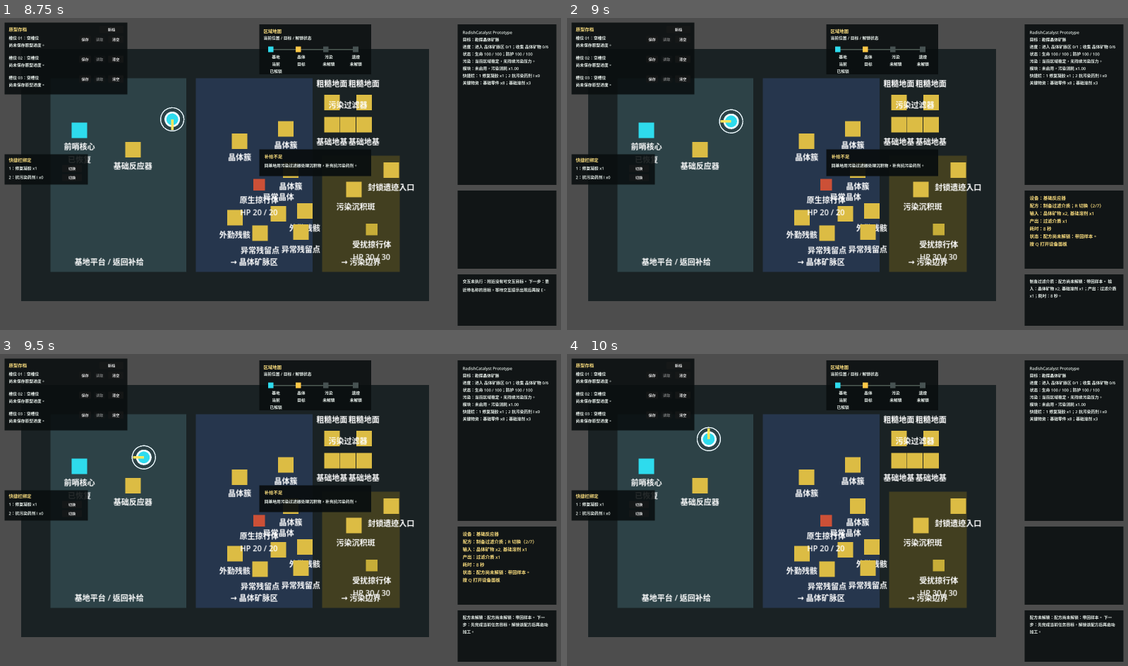
Above: before the commit, frames 1-4 (two rows, left to right).
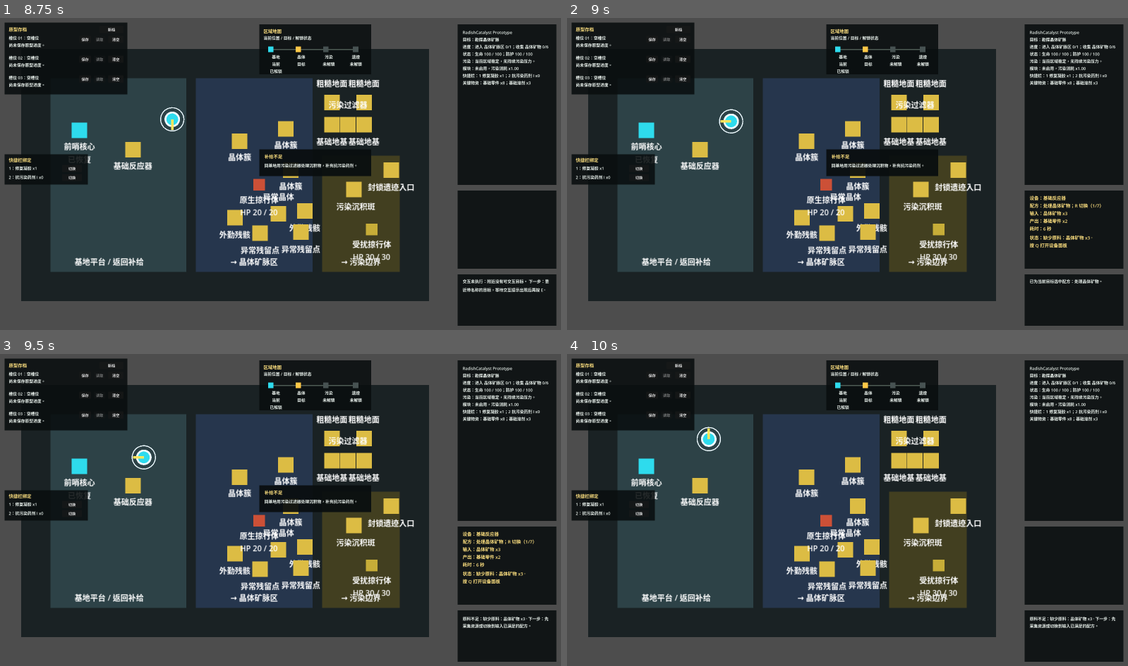
Above: after the commit, the same moments.

Repository: laugh0608/RadishCatalyst
Game: Godot game, scene res://scenes/boot/Boot.tscn
Same seed, same stepped clock (60 frames per second), same inputs: the game is played once before the commit and once after it.
Inputs:
- Up to frame 1 (8.75 s): tap Enter at 0.5 s; hold W (move_up) 0.53-2.03 s; tap E (interact) at 0.6, 1.55, 2.3, 2.85, 3.8, 4.55, 5.3, 6.05, 6.8, 7.35, 8.3 s; tap J (attack) at 1.35, 8.1 s; hold A (move_left) 2.03-3.53 s; tap R (cycle_recipe) at 2.1 s; tap Space at 3.5 s; hold S (move_down) 3.53-4.28 s; tap Q (toggle_device_panel) at 3.6 s; hold D (move_right) 4.28-5.03 s; tap F (toggle_module) at 4.35 s; hold W (move_up) 5.03-5.78 s; tap 1 (use_quick_slot_1) at 5.1 s; hold D (move_right) 5.78-8.03 s; tap 2 (use_quick_slot_2) at 5.85 s; tap Tab at 6.6 s; hold S (move_down) from 8.03 s (still down)
- Up to frame 2 (9 s): release S (move_down) at 8.78 s; hold A (move_left) from 8.78 s (still down); tap R (cycle_recipe) at 8.85 s
- Up to frame 3 (9.5 s): keep holding A (move_left); tap E (interact) at 9.05 s
- Up to frame 4 (10 s): release A (move_left) at 9.53 s; hold W (move_up) from 9.53 s (still down); tap E (interact) at 9.6 s

Frame 1 is identical in both runs. In frame 2, 0.7% of the frame differs, in the area x 82-98%, y 59-90%; in frame 3, 0.8%; in frame 4, 0.4%.

Commit message:
feat(client): prioritize task recipe selection
- auto-select relevant reactor recipes for active quests

- keep manual recipe cycling available

- reframe first-hour planning around loop credibility

Diff:
--- a/client/scripts/checks/vertical_slice_flow_check.gd
+++ b/client/scripts/checks/vertical_slice_flow_check.gd
@@ -285,6 +285,8 @@
 	_expect_array_missing(reset_world.unlocked_region_ids, "region.crystal_vein_field", "new game should not keep crystal unlock")
 	_expect_equal(int(reset_character.inventory.items.get("item.basic_parts", 0)), 4, "new game resets starting parts")
 	_expect_equal(String(reset_character.equipment.get("suit_module", "")), "", "new game clears suit module")
+	game_root.world_state = null
+	game_root.character_state = null
 	game_root.free()
 
 
@@ -786,6 +788,7 @@
 	reactor.set_recipe_cycle([
 		"recipe.process_crystal_ore",
 		"recipe.reactor_calibrator",
+		"recipe.analyze_anomaly_sample",
 		"recipe.make_filter_media",
 		"recipe.basic_filter_module",
 		"recipe.foundation_t1",
@@ -801,6 +804,7 @@
 	_expect_text_contains(String(texts.get("operations", "")), "E 启动当前配方", "device panel process operation")
 	_expect_text_contains(String(texts.get("operations", "")), "R 切换配方", "device panel cycle operation")
 	_expect_text_contains(String(texts.get("operations", "")), "Q 关闭面板", "device panel close operation")
+	_check_task_recipe_selection(reactor, processing)
 
 	var filter := PrototypeInteractable.new()
 	filter.definition_id = "building.pollution_filter"
@@ -824,6 +828,32 @@
 	reactor.free()
 	filter.free()
 	hud.free()
+
+
+func _check_task_recipe_selection(reactor: PrototypeInteractable, processing: ProcessingSystem) -> void:
+	var recipe_world := WorldState.create_default()
+	var recipe_character := CharacterState.create_default()
+
+	recipe_world.quest_state.active_quest_ids = ["quest.analyze_anomaly_sample"]
+	recipe_world.quest_state.set_objective_progress("quest.analyze_anomaly_sample", "gather_item", "item.anomaly_residue", 2)
+	_expect_equal(
+		processing.get_recommended_recipe_id(reactor, recipe_character, recipe_world),
+		"recipe.analyze_anomaly_sample",
+		"sample analysis task recipe selection"
+	)
+
+	recipe_world.quest_state.active_quest_ids = ["quest.make_filter_module"]
+	_expect_equal(
+		processing.get_recommended_recipe_id(reactor, recipe_character, recipe_world),
+		"recipe.make_filter_media",
+		"filter module task first selects media recipe"
+	)
+	recipe_character.inventory.add_item("item.filter_media", 1)
+	_expect_equal(
+		processing.get_recommended_recipe_id(reactor, recipe_character, recipe_world),
+		"recipe.basic_filter_module",
+		"filter module task selects module recipe after media"
+	)
 
 
 func _complete_active_quest(quest_id: String, progress_refs: Array) -> void:
--- a/client/scripts/game/game_root.gd
+++ b/client/scripts/game/game_root.gd
@@ -230,8 +230,11 @@
 		hud.show_prompt(interaction_prompt_formatter.format_ruin_gate_prompt(world_state))
 		return
 	if interactable.interaction_type == "process_recipe":
+		var auto_selected_recipe := _select_recommended_recipe(interactable)
 		hud.show_prompt(interaction_prompt_formatter.format_processing_prompt(interactable, character_state, world_state))
 		hud.refresh_device_panel(data_registry, processing_system, interactable, character_state, world_state)
+		if not auto_selected_recipe.is_empty():
+			hud.append_log("已为当前目标选中配方：%s。" % _get_display_name(auto_selected_recipe))
 		return
 	if interactable.interaction_type == "build":
 		hud.show_prompt(interaction_prompt_formatter.format_build_prompt(interactable, character_state, world_state))
@@ -392,6 +395,19 @@
 	return bool(result.get("accepted", false))
 
 
+func _select_recommended_recipe(interactable: PrototypeInteractable) -> String:
+	if interactable == null or interactable.interaction_type != "process_recipe":
+		return ""
+	var recipe_id := processing_system.get_recommended_recipe_id(interactable, character_state, world_state)
+	if recipe_id.is_empty():
+		return ""
+	if recipe_id == interactable.get_current_recipe_id():
+		return ""
+	if not interactable.select_recipe(recipe_id):
+		return ""
+	return recipe_id
+
+
 func _append_quest_runtime_result(log_messages: Array[String], result: Dictionary) -> void:
 	_show_quest_completion_feedbacks(result)
 	for message in result.get("log_messages", []):
--- a/client/scripts/interaction/prototype_interactable.gd
+++ b/client/scripts/interaction/prototype_interactable.gd
@@ -73,6 +73,30 @@
 	return recipe_id
 
 
+func select_recipe(target_recipe_id: String) -> bool:
+	if target_recipe_id.is_empty():
+		return false
+	if recipe_ids.is_empty():
+		if recipe_id != target_recipe_id:
+			return false
+		return true
+
+	var target_index := recipe_ids.find(target_recipe_id)
+	if target_index < 0:
+		return false
+	recipe_index = target_index
+	recipe_id = recipe_ids[recipe_index]
+	return true
+
+
+func has_recipe(target_recipe_id: String) -> bool:
+	if target_recipe_id.is_empty():
+		return false
+	if recipe_ids.is_empty():
+		return recipe_id == target_recipe_id
+	return recipe_ids.has(target_recipe_id)
+
+
 func get_recipe_count() -> int:
 	if recipe_ids.is_empty() and not recipe_id.is_empty():
 		return 1
--- a/client/scripts/systems/processing_system.gd
+++ b/client/scripts/systems/processing_system.gd
@@ -121,6 +121,46 @@
 		return _recipe_status(recipe, false, "缺少原料：%s。" % ", ".join(missing_inputs), missing_inputs, {}, required_structure)
 
 	return _recipe_status(recipe, true, "可加工。", [], {}, required_structure)
+
+
+func get_recommended_recipe_id(
+	interactable: PrototypeInteractable,
+	character_state: CharacterState,
+	world_state: WorldState
+) -> String:
+	if interactable == null or interactable.interaction_type != "process_recipe":
+		return ""
+
+	var active_quest_id := ""
+	if not world_state.quest_state.active_quest_ids.is_empty():
+		active_quest_id = String(world_state.quest_state.active_quest_ids[0])
+	match active_quest_id:
+		"quest.scout_crystal_field":
+			return _select_if_available(interactable, "recipe.process_crystal_ore")
+		"quest.calibrate_reactor":
+			if world_state.quest_state.get_objective_progress(active_quest_id, "gather_item", "item.salvage_scrap") >= 4.0:
+				return _select_if_available(interactable, "recipe.reactor_calibrator")
+			return ""
+		"quest.analyze_anomaly_sample":
+			if world_state.quest_state.get_objective_progress(active_quest_id, "gather_item", "item.anomaly_residue") >= 2.0:
+				return _select_if_available(interactable, "recipe.analyze_anomaly_sample")
+			return ""
+		"quest.make_filter_module":
+			if not character_state.inventory.has_ref("item.filter_media", 1):
+				return _select_if_available(interactable, "recipe.make_filter_media")
+			return _select_if_available(interactable, "recipe.basic_filter_module")
+		"quest.prepare_treatment_supplies":
+			if world_state.quest_state.get_objective_progress(active_quest_id, "craft_item", "item.repair_gel") < 1.0:
+				return _select_if_available(interactable, "recipe.repair_gel")
+			return ""
+		"quest.expand_treatment_point":
+			if character_state.inventory.has_ref("item.foundation_material", 2):
+				return ""
+			return _select_if_available(interactable, "recipe.foundation_t1")
+		"quest.enter_pollution_edge":
+			return _select_if_available(interactable, "recipe.cleanse_residue")
+		_:
+			return ""
 
 
 func _format_completion_message(recipe: Dictionary) -> String:
@@ -216,6 +256,12 @@
 	return world_state.get_base_structure_id_for_definition(building_id)
 
 
+func _select_if_available(interactable: PrototypeInteractable, recipe_id: String) -> String:
+	if interactable.has_recipe(recipe_id):
+		return recipe_id
+	return ""
+
+
 func _get_active_structure_for_building(building_id: String, world_state: WorldState) -> Dictionary:
 	if building_id.is_empty():
 		return {}
Not shown, changed: docs/devlogs/2026-W19.md
Not shown, changed: docs/planning/current.md
